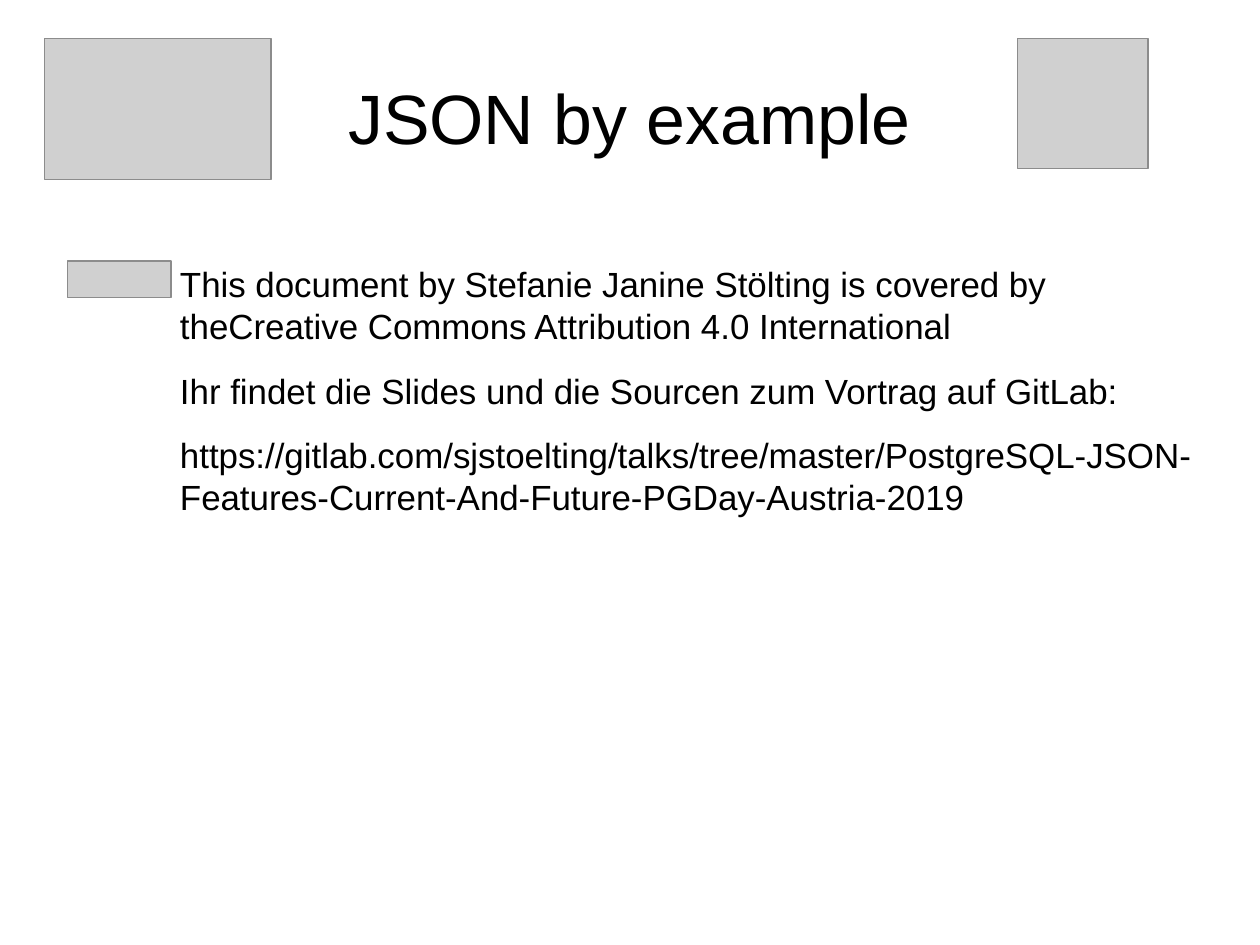
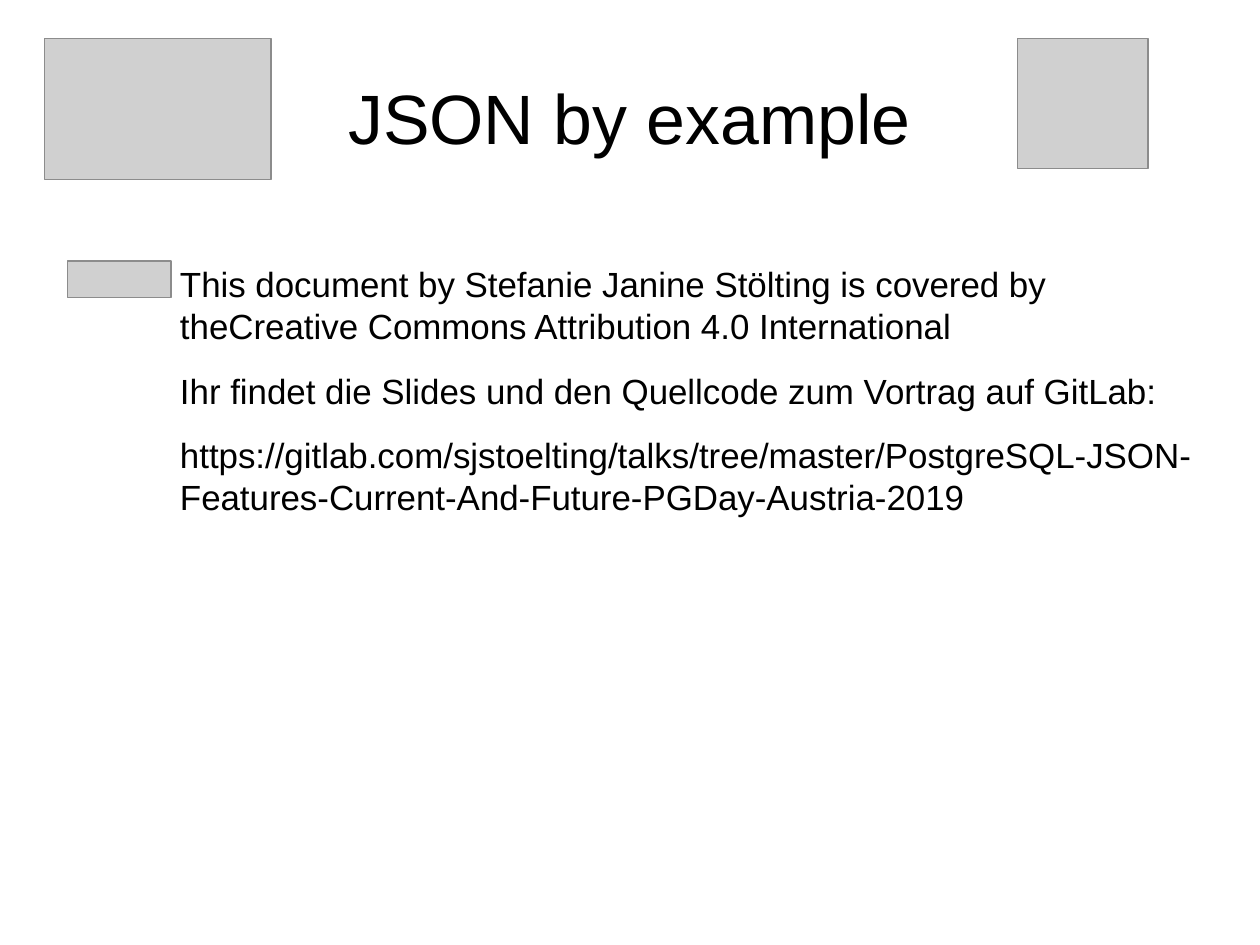
Before and after one commit to sjstoelting/talks, a slide deck: slide 18 of PostgreSQL-JSON-Features-Current-And-Future-PGDay-Austria-2019/PostgreSQL-JSON-Features-Current-And-Future-PGDay-Austria-2019.odp. Drawn at 1260x945 pixels with LibreOffice and Linux fonts; fonts in the diff are those of the drawing; grey boxes stand for pictures. Boxes give left, top, right and bottom in pixels: in the first picture for what was removed or moved away, otherwise in the second. Text is boxed around its words. In the diff, an @@ line names an element or a change of style, - is before the commit and + after.

Commit message:
Corrected a link in the slides.

```diff
--- a/PostgreSQL-JSON-Features-Current-And-Future-PGDay-Austria-2019/PostgreSQL-JSON-Features-Current-And-Future-PGDay-Austria-2019.odp
+++ b/PostgreSQL-JSON-Features-Current-And-Future-PGDay-Austria-2019/PostgreSQL-JSON-Features-Current-And-Future-PGDay-Austria-2019.odp
@@ text at box(180, 378, 1156, 411): text changed @@
-Ihr findet die Slides und die Sourcen zum Vortrag auf GitLab:
+Ihr findet die Slides und den Quellcode zum Vortrag auf GitLab:
```
Also in this commit, not shown: 1 other file.
